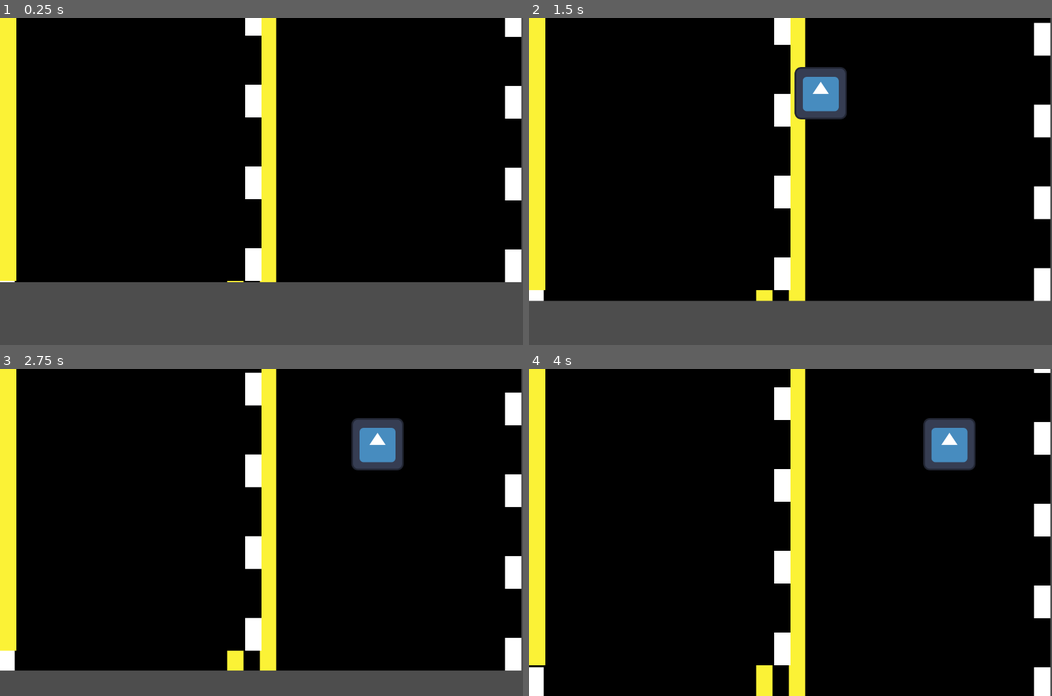
Above: before the commit, frames 1-4 (two rows, left to right).
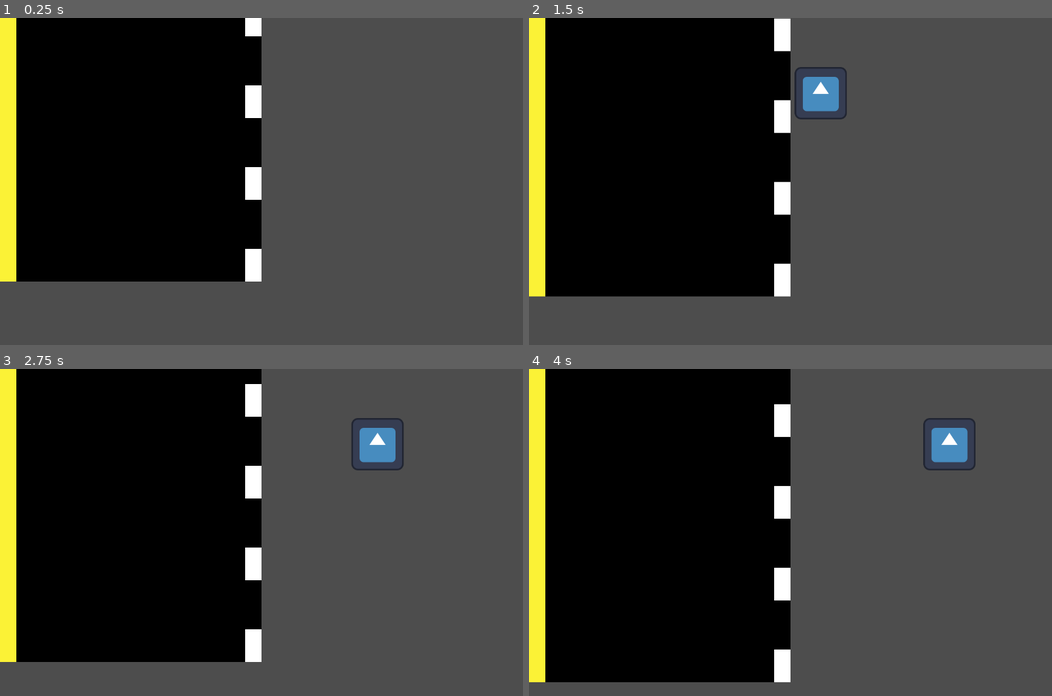
Above: after the commit, the same moments.

Repository: MathiasBenoni/urban-engine
Game: Godot game, scene res://scenes/main.tscn
Two runs of this game, one before a commit and one after it. Both use one fixed random seed, a clock stepped at 60 frames per second and the inputs below. The engine's default icon, where the game draws it, is replaced by a stand-in: a white triangle on a blue panel in a dark square.
Inputs:
- Up to frame 1 (0.25 s): no input
- Up to frame 2 (1.5 s): hold D (right) 0.53-1.28 s; hold Space (brake) from 1.28 s (still down)
- Up to frame 3 (2.75 s): release Space (brake) at 2.03 s; hold D (right) from 2.03 s (still down)
- Up to frame 4 (4 s): release D (right) at 3.53 s; hold A (left) from 3.53 s (still down)

The runs differ from the first frame. In frame 1, 40% of the frame differs, in the area x 0-100%, y 0-81%; in frame 2, 43%; in frame 3, 47%; in frame 4, 52%, in the area x 0-100%, y 0-100%.

Commit message:
Spawn road automatically, and use a global variable for the speed

Diff:
--- a/project.godot
+++ b/project.godot
@@ -10,10 +10,14 @@
 
 [application]
 
-config/name="stop for traffic"
+config/name="urban-engine"
 run/main_scene="uid://dt7tmqrk6vt"
 config/features=PackedStringArray("4.5", "Forward Plus")
 config/icon="res://icon.svg"
+
+[autoload]
+
+Globals="*res://scripts/globals.gd"
 
 [display]
 
--- a/scenes/main.tscn
+++ b/scenes/main.tscn
@@ -1,9 +1,8 @@
-[gd_scene load_steps=5 format=3 uid="uid://dt7tmqrk6vt"]
+[gd_scene load_steps=4 format=3 uid="uid://dt7tmqrk6vt"]
 
 [ext_resource type="Script" uid="uid://bfr0ac0m4h11" path="res://scripts/main.gd" id="1_jyhfs"]
 [ext_resource type="PackedScene" uid="uid://bs2hucd20aekb" path="res://scenes/car.tscn" id="2_sugp2"]
 [ext_resource type="PackedScene" uid="uid://cbcw40y62pg6x" path="res://scenes/player.tscn" id="3_jyhfs"]
-[ext_resource type="PackedScene" uid="uid://hlpvc5xnixpw" path="res://scenes/road.tscn" id="4_jyhfs"]
 
 [node name="main" type="Node2D"]
 script = ExtResource("1_jyhfs")
@@ -13,7 +12,3 @@
 
 [node name="player" parent="." instance=ExtResource("3_jyhfs")]
 position = Vector2(489, 184)
-
-[node name="road" parent="." instance=ExtResource("4_jyhfs")]
-z_index = -1
-position = Vector2(636, 0)
--- /dev/null
+++ b/scripts/globals.gd
@@ -0,0 +1,3 @@
+extends Node
+
+var main_speed = 20.0
--- a/scripts/main.gd
+++ b/scripts/main.gd
@@ -1,40 +1,40 @@
 extends Node2D
 
-var main_speed := 10.0
 
 var brake = false
 
 @onready var screen_size = get_viewport().get_visible_rect().size
 
-func make_road():
+var road_list = []
+
+
+func make_road(x, y):
 	var road_scene = preload("res://scenes/road.tscn")
 	var road = road_scene.instantiate()
+	road.position = Vector2(x, y)
+	road_list.append(road)
 	add_child(road)
 
 func _ready() -> void:
-	make_road()
+	make_road(0, 0)
 
 
 
 func _process(delta: float) -> void:
-
-	if $road.position.y >= screen_size.y:
-		print("HALLO")
+	if road_list[-1].position.y >= screen_size.y:
+		print("Spawn road")
+		make_road(road_list[-1].position.y + 10, 0)
 
 
 
-	#print(main_speed)
-
-
-
+	print(Globals.main_speed)
 
 	if brake == true:
-		if main_speed >= 0:
-			main_speed -= 10 * delta
-		$road.position.y += main_speed * delta
+		if Globals.main_speed >= 0:
+			Globals.main_speed -= 10 * delta
+
 	else:
-		$road.position.y += main_speed * delta
-		main_speed += 10 * delta
+		Globals.main_speed += 10 * delta
 
 
 	if Input.is_action_pressed("brake"):
--- a/scripts/road.gd
+++ b/scripts/road.gd
@@ -2,18 +2,9 @@
 
 var brake := false
 
-var speed := 10.0
 
 func _process(delta: float) -> void:
-
-	if brake == true:
-		if speed >= 0:
-			speed -= 10 * delta
-
-		position.y += speed * delta
-	else:
-		position.y += speed * delta
-		speed += 10 * delta
+	position.y += Globals.main_speed * delta
 
 
 	if Input.is_action_pressed("brake"):
Not shown, added: scripts/globals.gd.uid
